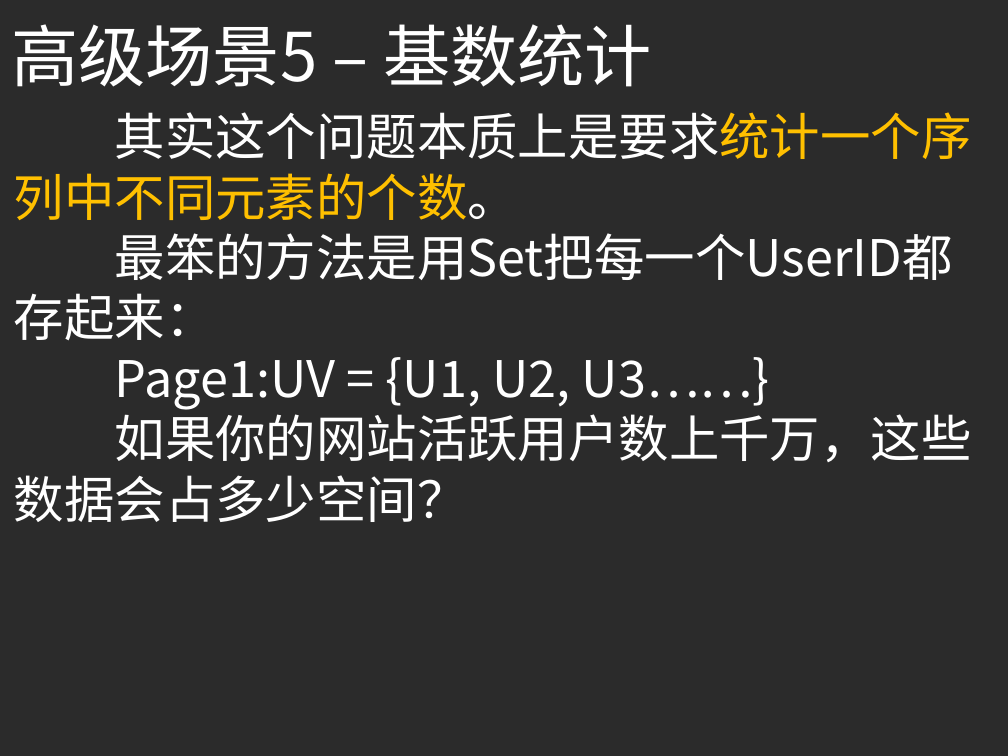
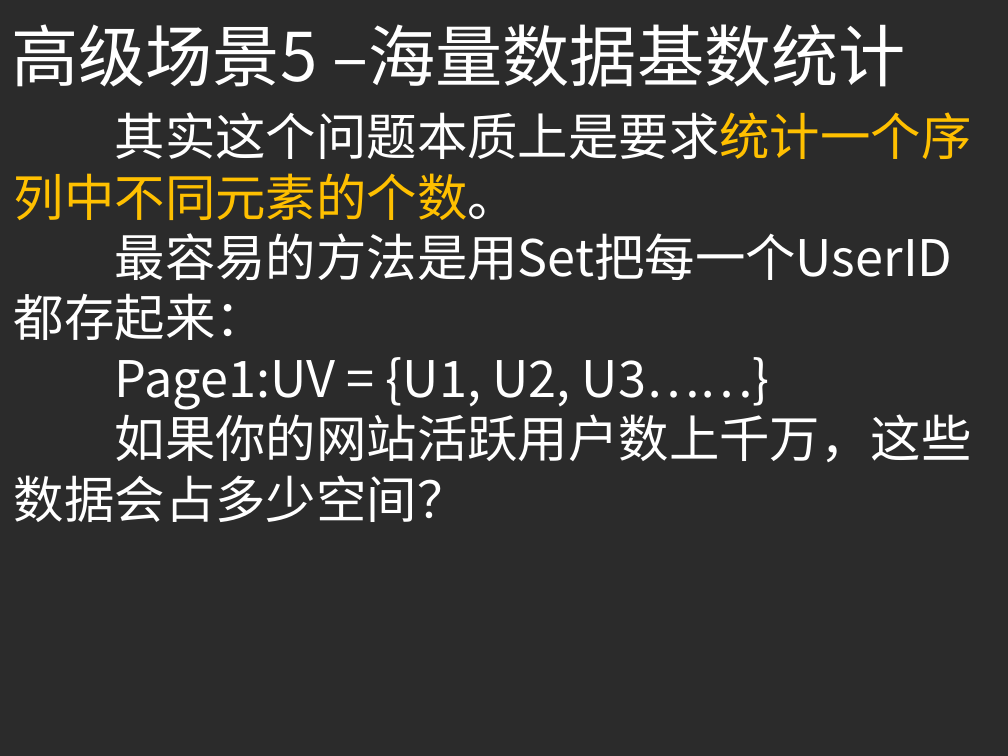
Before and after one commit to yellowb/redis-application-sharing, a slide deck: slide 23 of doc/SD_EP01_Redis_Adv_Application.pptx. Drawn at 1008x756 pixels with LibreOffice and Linux fonts; fonts in the diff are those of the drawing; background and template pictures are left out; a plain dark background stands for a picture behind light text. Boxes give left, top, right and bottom in pixels: in the first picture for what was removed or moved away, otherwise in the second. Text is boxed around its words. In the diff, an @@ line names an element or a change of style, - is before the commit and + after.

```diff
--- a/doc/SD_EP01_Redis_Adv_Application.pptx
+++ b/doc/SD_EP01_Redis_Adv_Application.pptx
@@ text at [11,24,906,87]: text changed @@
-高级场景5 – 基数统计
+高级场景5 –海量数据基数统计
@@ text at [115,233,953,280]: text changed @@
-最笨的方法是用Set把每一个UserID都存起来：
+最容易的方法是用Set把每一个UserID都存起来：
```
Also in this commit, not shown: 3 other slides changed, 8 slides added.
